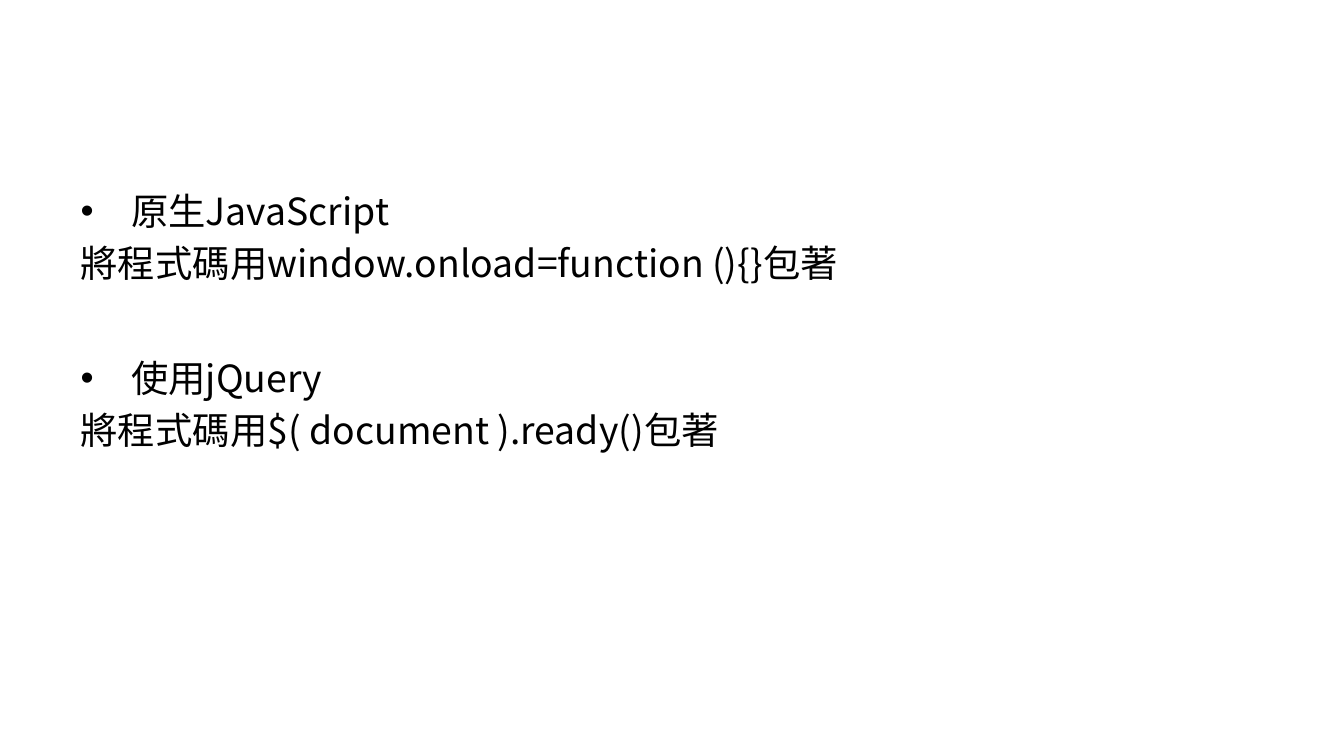
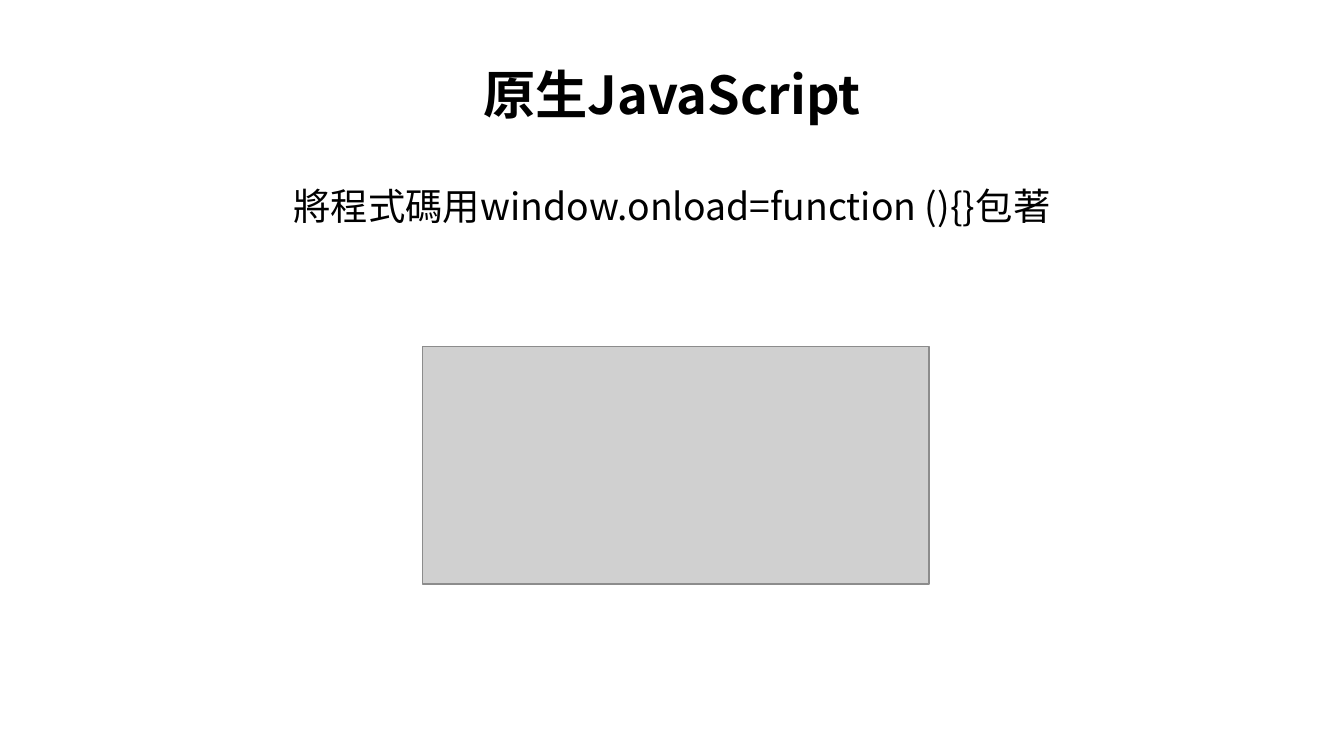
Before and after one commit to allen8101070/JavaScript-PPT, a slide deck: slide 14 of javaScript.pptx. Drawn at 1344x756 pixels with LibreOffice and Linux fonts; fonts in the diff are those of the drawing; grey boxes stand for pictures; background and template pictures are left out. Boxes give left, top, right and bottom in pixels: in the first picture for what was removed or moved away, otherwise in the second. Text is boxed around its words. In the diff, an @@ line names an element or a change of style, - is before the commit and + after.

```diff
--- a/javaScript.pptx
+++ b/javaScript.pptx
@@ title added at (x1=483, y1=69, x2=860, y2=126), 28 pt, text #000000, bold @@
+原生JavaScript
@@ text "將程式碼用window.onload=function (){}包著" moved from (x1=81, y1=193, x2=838, y2=453) to (x1=293, y1=188, x2=1051, y2=227) @@
@@ text "將程式碼用window.onload=function (){}包著" at (x1=293, y1=188, x2=1051, y2=227): alignment left to centre; vertical alignment middle to top @@
@@ text at (x1=131, y1=193, x2=389, y2=234): paragraph removed @@
-• 原生JavaScript
@@ picture added at (x1=422, y1=347, x2=929, y2=585) @@
@@ text at (x1=81, y1=360, x2=719, y2=453): paragraphs removed @@
-• 使用jQuery
-將程式碼用$( document ).ready()包著
```
Also in this commit, not shown: 16 other slides changed, 4 slides added, 16 slides removed, 1 other file.
